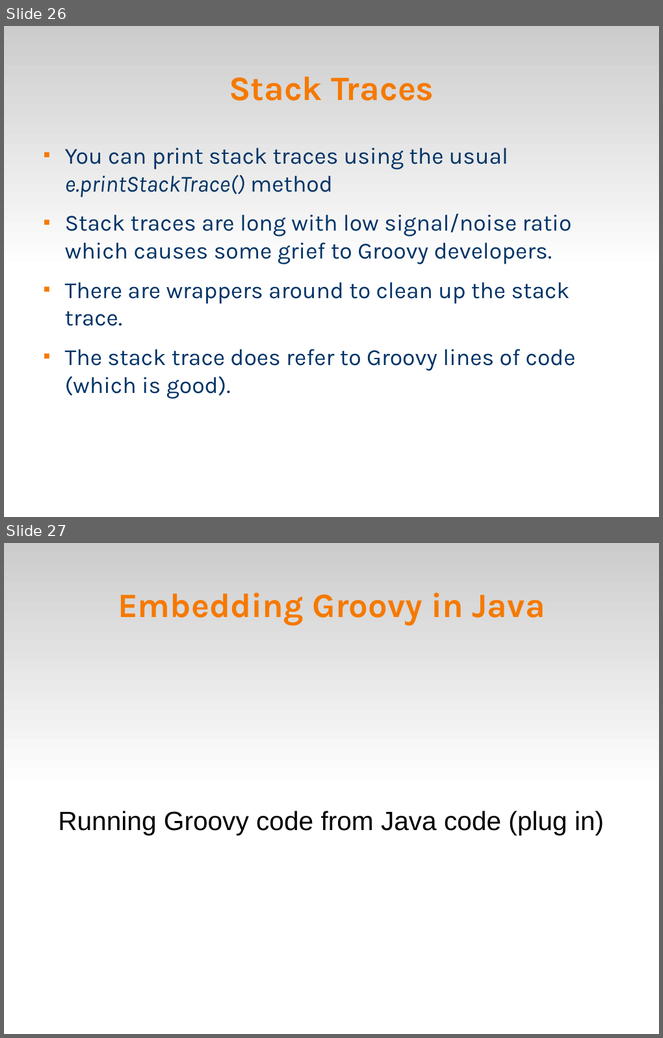
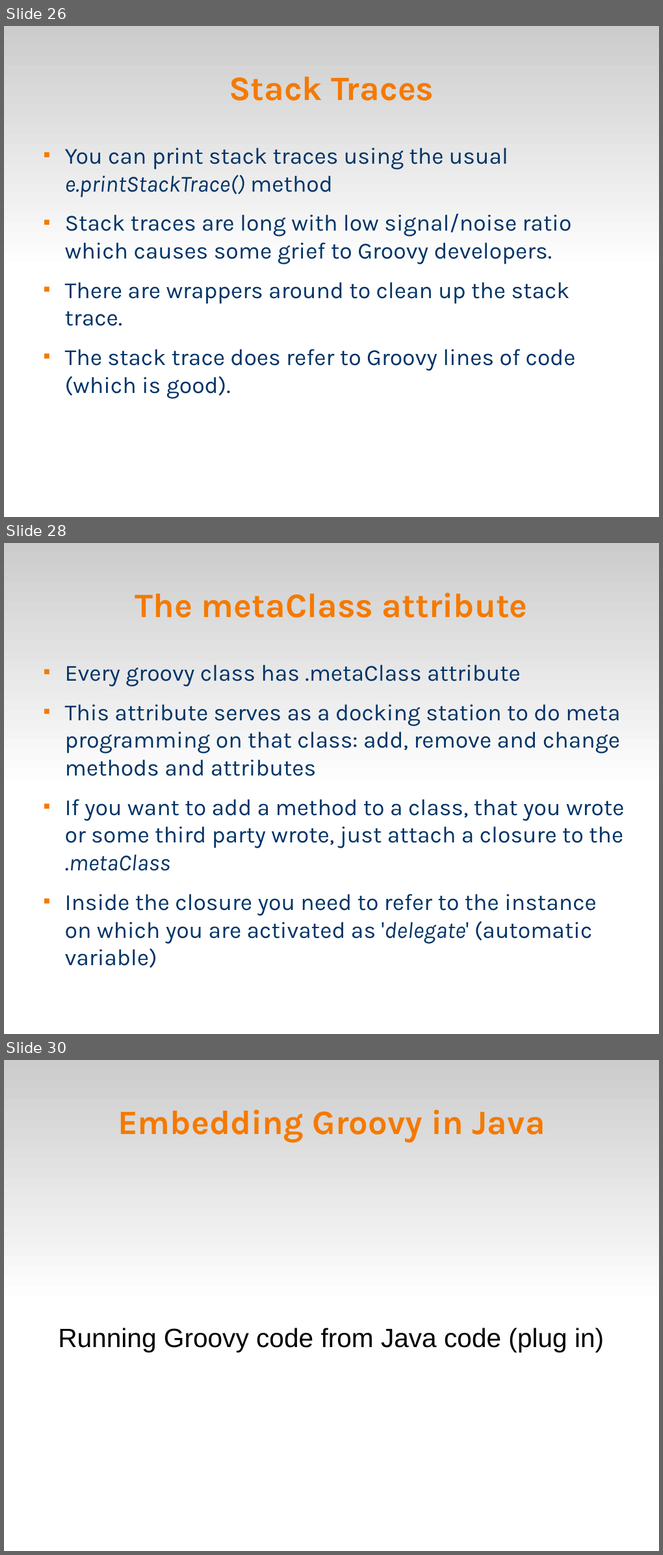
Before and after one commit to veltzer/demos, a slide deck: groovy/doc/groovy.odp. Shown one above the other, each under a label of ours: slides 26 and 27 before the commit, slides 26, 28 and 30 after it; the slides between them are not shown. The pictures are 663x1038 and 663x1555 pixels, drawn with LibreOffice and Linux fonts; fonts in the diff are those of the drawing. Boxes give left, top, right and bottom in pixels: in the first picture for what was removed or moved away, otherwise in the second. Text is boxed around its words. In the diff, an @@ line names an element or a change of style, - is before the commit and + after.

Commit message:
more meta programming

```diff
--- a/groovy/doc/groovy.odp
+++ b/groovy/doc/groovy.odp
@@ slide 28 added at (4,543,659,1034), background #FFFFFF; not listed: 1 template element that a slide beside it also shows @@
@@ title added at (135,592,528,618), 41.4 pt, text #F57900, bold @@
+The metaClass attribute
@@ text added at (65,665,625,968), 28 pt, text #003366 @@
+■ Every groovy class has .metaClass attribute
+■ This attribute serves as a docking station to do meta programming on that class: add, remove and change methods and attributes
+■ If you want to add a method to a class, that you wrote or some third party wrote, just attach a closure to the .metaClass
+■ Inside the closure you need to refer to the instance on which you are activated as 'delegate' (automatic variable)
@@ what was slide 27 is now slide 30 @@
```
Also in this commit, not shown: 2 other slides added, 4 other files.
